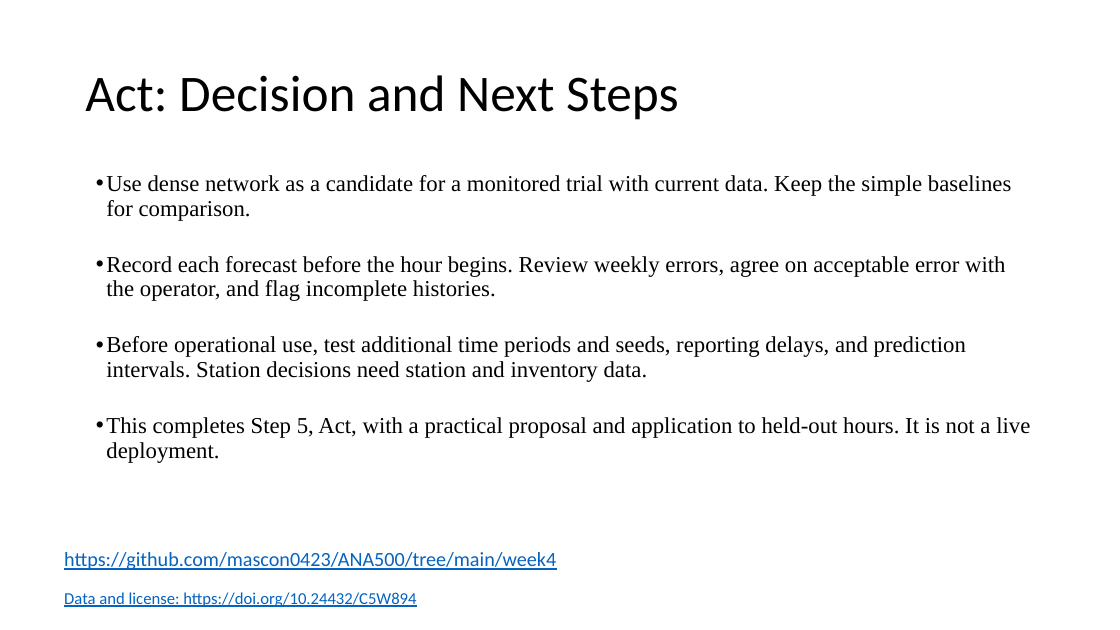
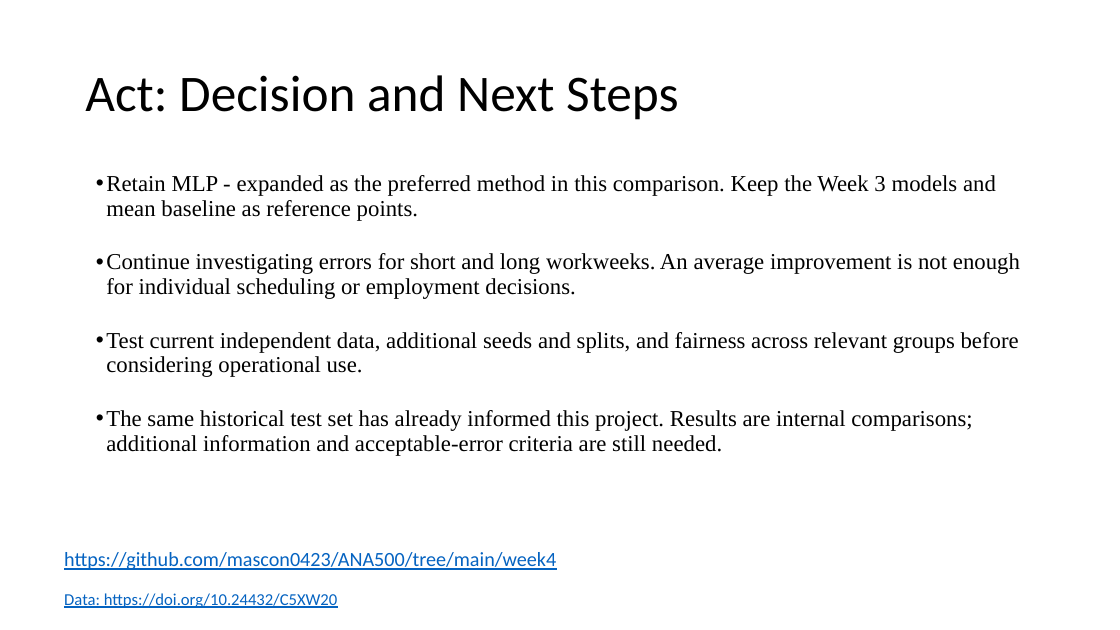
Before and after one commit to mascon0423/ANA500, a slide deck: slide 20 of week4/Douglas_Bobeck_ANA500_Micro_Project_4.pptx (slide 17 before the commit). Drawn at 1120x630 pixels with LibreOffice and Linux fonts; fonts in the diff are those of the drawing. Boxes give left, top, right and bottom in pixels: in the first picture for what was removed or moved away, otherwise in the second. Text is boxed around its words. In the diff, an @@ line names an element or a change of style, - is before the commit and + after.

Commit message:
Continue Week 3 work-hours analysis with MLP and RNN regression

```diff
--- a/week4/Douglas_Bobeck_ANA500_Micro_Project_4.pptx
+++ b/week4/Douglas_Bobeck_ANA500_Micro_Project_4.pptx
@@ text at box(106, 175, 1020, 456): text changed @@
-• Use dense network as a candidate for a monitored trial with current data. Keep the simple baselines for comparison.
-• Record each forecast before the hour begins. Review weekly errors, agree on acceptable error with the operator, and flag incomplete histories.
-• Before operational use, test additional time periods and seeds, reporting delays, and prediction intervals. Station decisions need station and inventory data.
-• This completes Step 5, Act, with a practical proposal and application to held-out hours. It is not a live deployment.
+• Retain MLP - expanded as the preferred method in this comparison. Keep the Week 3 models and mean baseline as reference points.
+• Continue investigating errors for short and long workweeks. An average improvement is not enough for individual scheduling or employment decisions.
+• Test current independent data, additional seeds and splits, and fairness across relevant groups before considering operational use.
+• The same historical test set has already informed this project. Results are internal comparisons; additional information and acceptable-error criteria are still needed.
@@ text at box(64, 593, 337, 608): text changed @@
-Data and license: https://doi.org/10.24432/C5W894
+Data: https://doi.org/10.24432/C5XW20
```
Also in this commit, not shown: 3 other slides changed, 16 slides added, 13 slides removed, 32 other files.
